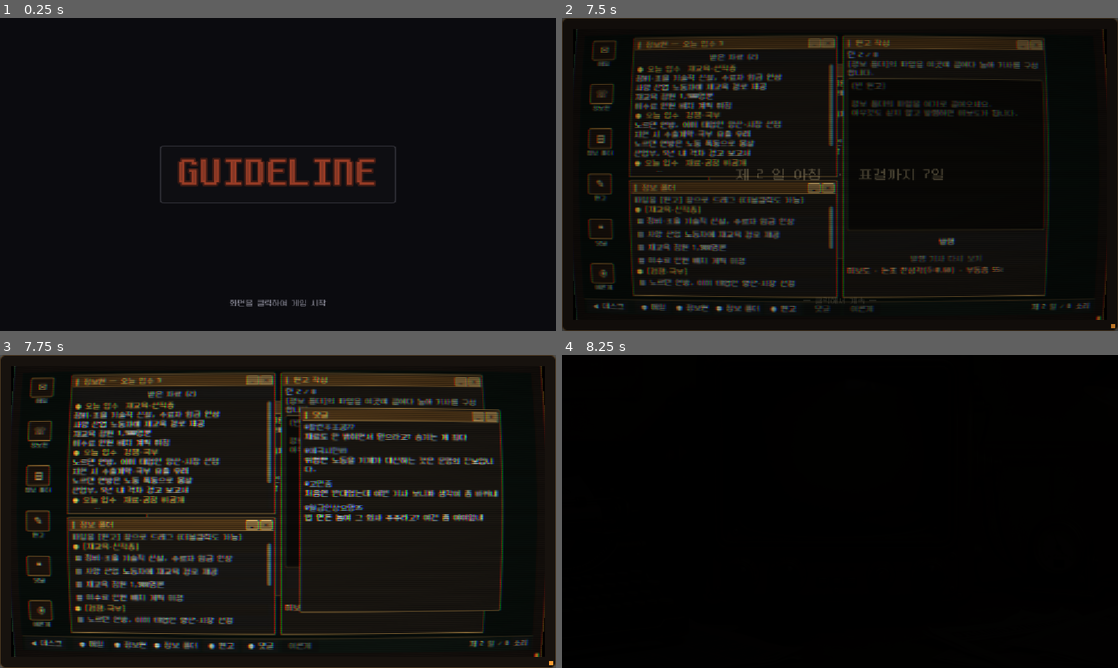
Above: before the commit, frames 1-4 (two rows, left to right).
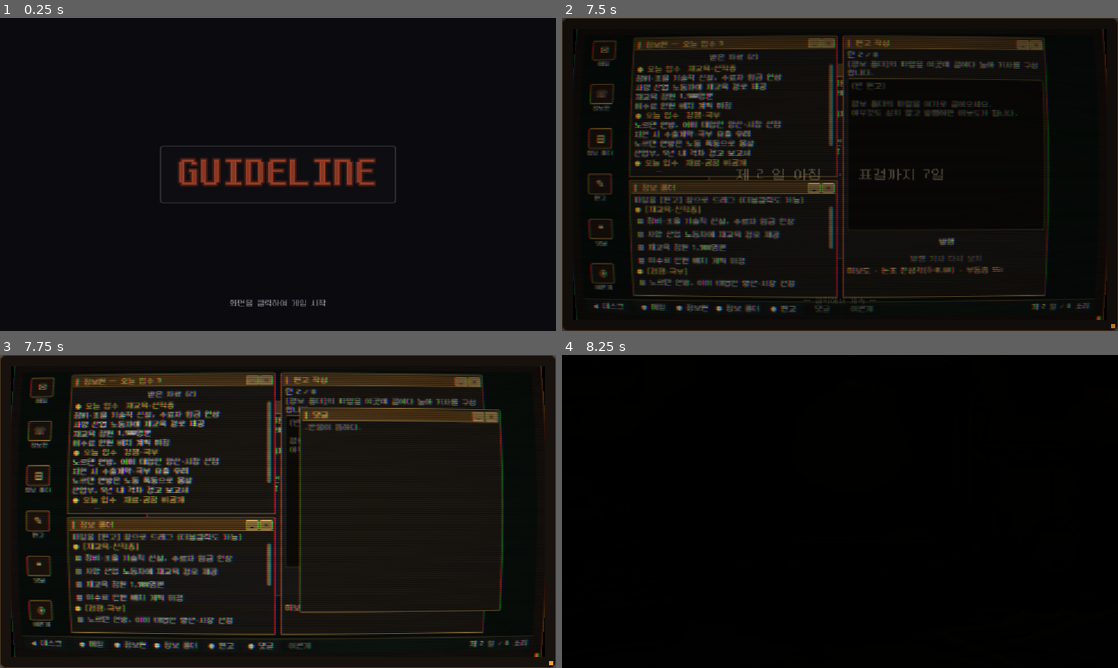
Above: after the commit, the same moments.

Repository: JiwonKim-kr/artificer-pipeline
Game: Godot game, scene res://scenes/main.tscn
Two runs of this game, one before a commit and one after it. Both use one fixed random seed, a clock stepped at 60 frames per second and the inputs below.
Inputs (mouse positions are in pixels of both pictures, inside the frame that each line leads up to):
- Up to frame 1 (0.25 s): no input
- Up to frame 2 (7.5 s): click (840, 174) at 0.5 s; click (840, 130) at 1.25 s; click (840, 130) at 2 s; click "✉" at 2.75 s; click "☏" at 3.5 s; click "▤" at 4.25 s; click "✎" at 5 s; click "발행" at 5.75 s; click "❝" at 6.5 s; click "◉" at 7.25 s
- Up to frame 3 (7.75 s): no input
- Up to frame 4 (8.25 s): click "◀ 데스크" at 8 s

Frames 1-2 are identical in both runs. In frame 3, 3.1% of the frame differs, in the area x 54-90%, y 22-54%; in frame 4, nothing differs.

Commit message:
[play build] 미보도 시 여론 반응 차단 — 발행음·댓글 미표시
기사를 하나도 싣지 않고 발행(미보도)하면 여론이 반응할 게 없으므로
발행음(타자기)·댓글을 모두 내지 않는다. _render_comments 를 reported 확인 뒤로
옮기고, article_published.emit() 도 실제 보도 시에만 발화. parity/turn/smoke PASS.

Co-Authored-By: Claude Opus 4.8 <noreply@anthropic.com>

Diff:
--- a/src/ui/main.gd
+++ b/src/ui/main.gd
@@ -1689,14 +1689,18 @@
 	var pub_turn: int = _tm.model.turn + 1  # 발행 대상 턴(publish 가 턴을 올리기 전)
 	var det_before: int = _tm.model.detections.size()
 	var result := _tm.publish({"included_ids": included})
-	article_published.emit()
 	if _tm.model.detections.size() > det_before:
 		distortion_detected.emit()  # 이번 턴에 왜곡이 새로 들통났다
-	_render_comments(result["comments"])
 	var snap: Dictionary = result["snapshot"]
 	var swing: float = float(snap["xs"]["sns_swing"])
 	_set_needle(float(snap["tvMacro"]), swing)
 	var reported: Array = result["reported_facts"]
+	# 기사를 싣지 않았으면(미보도) 여론이 반응할 게 없으니 발행음·댓글 모두 없다.
+	if reported.is_empty():
+		_render_comments([])   # 빈 목록 → "…반응이 뜸하다"
+	else:
+		article_published.emit()   # 실제 발행 시에만 타자기 소리
+		_render_comments(result["comments"])
 	if not reported.is_empty():
 		_article_history.append({
 			"reported": reported, "frame": str(result["frame_label"]),
